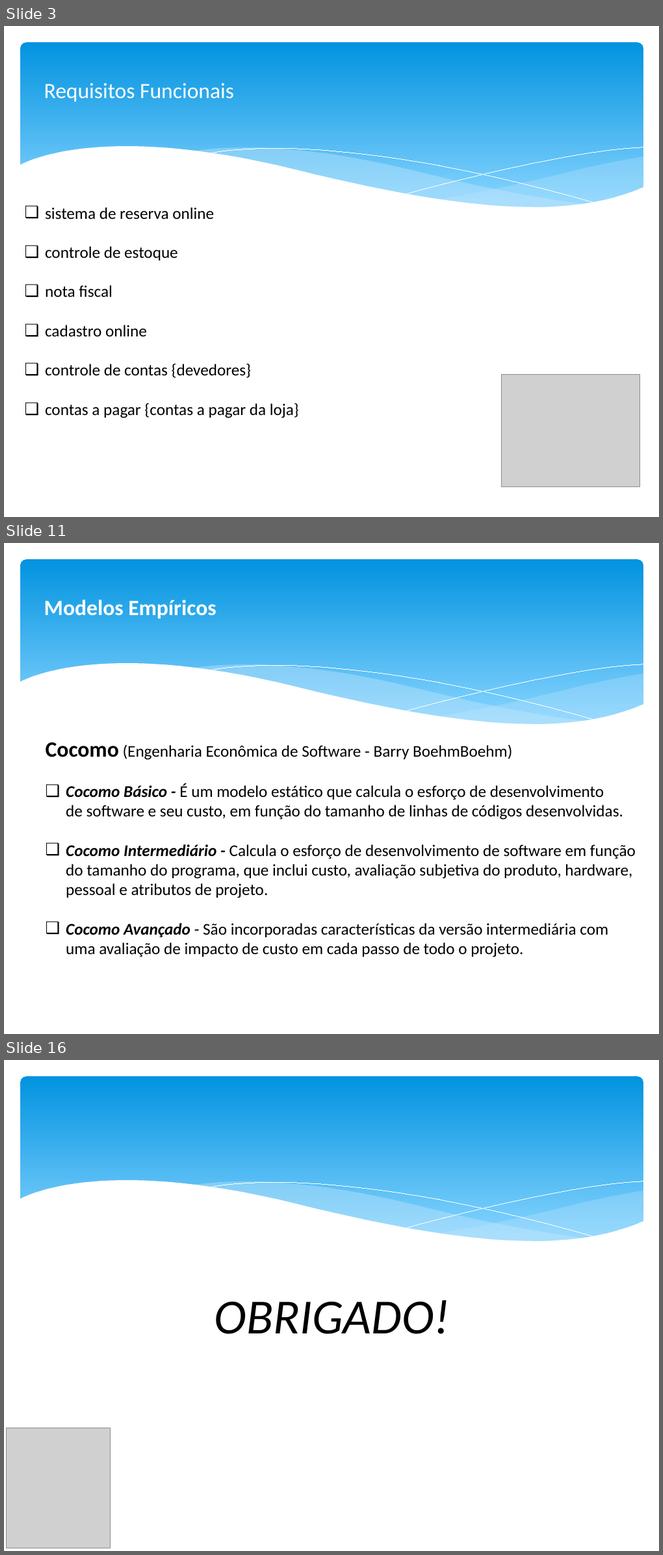
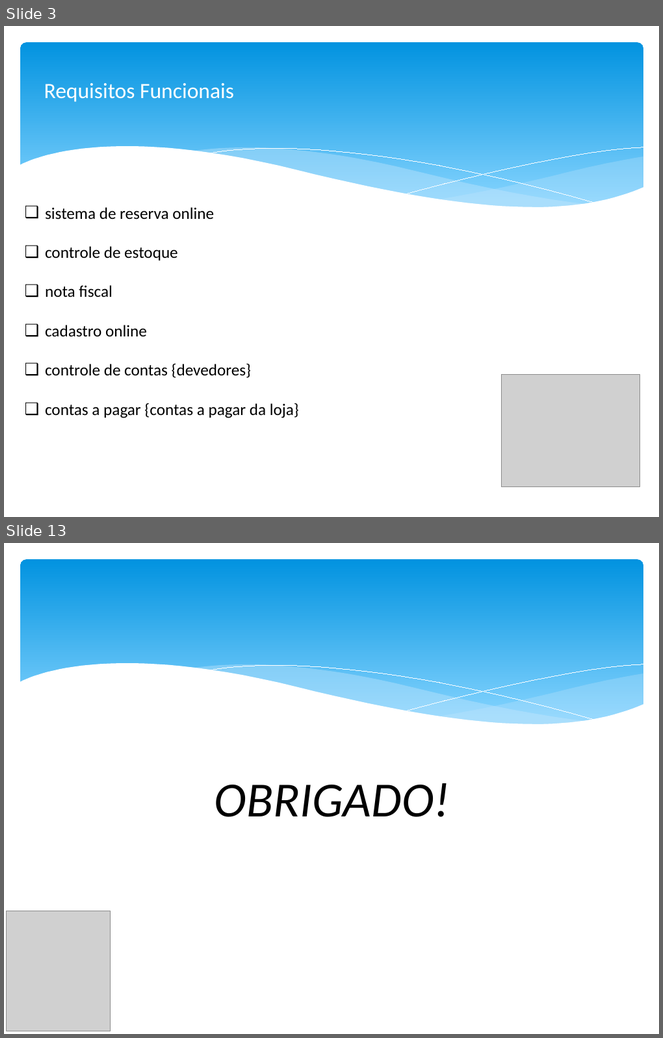
Before and after one commit to eversonAntonio/Trabalho-Engenharia1, a slide deck: Apresentação/Apresentação1.pptx. Shown one above the other, each under a label of ours: slides 3, 11 and 16 before the commit, slides 3 and 13 after it; the slides between them are not shown. The pictures are 663x1555 and 663x1038 pixels, drawn with LibreOffice and Linux fonts; fonts in the diff are those of the drawing; grey boxes stand for pictures. Boxes give left, top, right and bottom in pixels: in the first picture for what was removed or moved away, otherwise in the second. Text is boxed around its words. In the diff, an @@ line names an element or a change of style, - is before the commit and + after.

```diff
--- a/Apresentação/Apresentação1.pptx
+++ b/Apresentação/Apresentação1.pptx
@@ slide 11 removed at (4,543,659,1034), background #FFFFFF; not listed: 6 template elements that a slide beside it also shows @@
@@ text removed at (44,600,216,619) @@
-Modelos Empíricos
@@ text removed at (46,743,636,958) @@
-Cocomo (Engenharia Econômica de Software - Barry BoehmBoehm)
-❑ Cocomo Básico - É um modelo estático que calcula o esforço de desenvolvimento de software e seu custo, em função do tamanho de linhas de códigos desenvolvidas.
-❑ Cocomo Intermediário - Calcula o esforço de desenvolvimento de software em função do tamanho do programa, que inclui custo, avaliação subjetiva do produto, hardware, pessoal e atributos de projeto.
-❑ Cocomo Avançado - São incorporadas características da versão intermediária com uma avaliação de impacto de custo em cada passo de todo o projeto.
@@ what was slide 16 is now slide 13 @@
```
Also in this commit, not shown: 9 slides changed, 1 slide added, 3 other slides removed, 3 other files.
